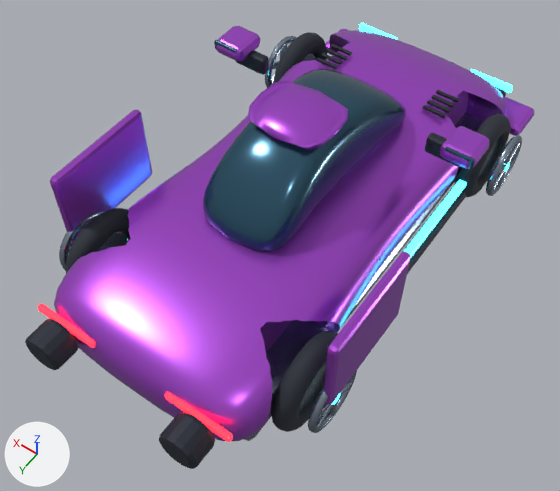
An edit to the FBX model Assets/Resources/VehicleModels/Phantom.fbx, drawn before and after from the same camera.
Camera for both pictures: a 50 mm lens placed at (-1.78, 2.76, 4.05), pointed at (-0.09, 0.39, 0.32). The axes (+X, +Y, +Z) are drawn at lower left. The lights are the same throughout. The first picture is the older version. Where no turn or scale is listed for an object, it has been applied to the vertices.

Script lines for the objects in view, before the commit:
```python
me_cube_225 = bpy.data.meshes.new('Cube.225')
me_cube_225.from_pydata(...)  # 56 vertices, 54 faces; spans x -0.11..0.11, y -0.12..0.12, z -0.05..0.05
me_cube_225.materials.append(mat_phantom_bodypaint)  # purple #ad50d7
me_cube_233 = bpy.data.meshes.new('Cube.233')
me_cube_233.from_pydata(...)  # 56 vertices, 54 faces; spans x -0.11..0.11, y -0.12..0.12, z -0.05..0.05
me_cube_233.materials.append(mat_phantom_bodypaint)  # purple #ad50d7
me_cube_242 = bpy.data.meshes.new('Cube.242')
me_cube_242.from_pydata(...)  # 56 vertices, 54 faces; spans x -0.21..0.21, y -0.02..0.02, z -0.025..0.025
me_cube_242.materials.append(mat_rearlamp)  # red #ff2130, glowing red #ff2130
ob_body_mirror = bpy.data.objects.new('Body_Mirror', me_cube_225)
ob_body_mirror.location = (-0.806, -0.402, 0.93)
ob_body_mirror_001 = bpy.data.objects.new('Body_Mirror.001', me_cube_233)
ob_body_mirror_001.location = (0.806, -0.402, 0.93)
ob_tail_rearlamp = bpy.data.objects.new('Tail_RearLamp', me_cube_242)
ob_tail_rearlamp.location = (-0.456, 1.601, 0.48)
# also in view: 'Trim_Sill' at (-0.74, 0.0, 0.29); 'Exhaust_Nozzle' at (-0.47, 1.72, 0.42); 'Wheel_RFront' at (0.74, -1.04, 0.3); 'Wheel_RRear' at (0.74, 1.04, 0.3); 'Wheel_LFront' at (-0.74, -1.04, 0.3)
```
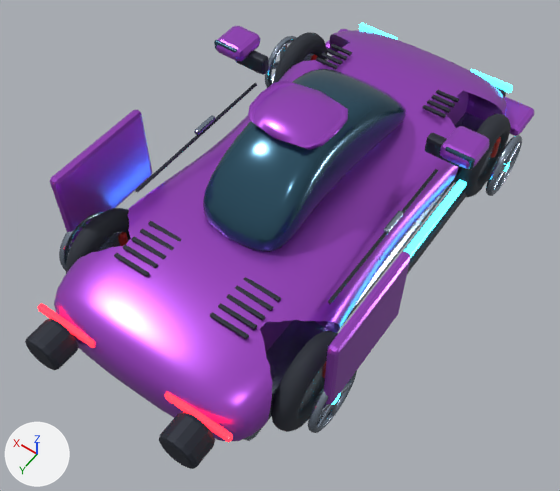
Boxes (x1, y1, x2, y2) around the edits, measured in the pictures (560 x 491 px):
'Carbon_DoorSeam.001', added: after (135, 83, 257, 193)
'Carbon_DoorSeam', added: after (328, 169, 438, 304)
'Carbon_RearDeckVent.004', added: after (210, 312, 249, 340)
'Carbon_RearDeckVent.003', added: after (218, 303, 257, 330)
'Carbon_RearDeckVent.002', added: after (226, 294, 265, 321)
'Carbon_RearDeckVent.001', added: after (235, 285, 273, 311)
'Carbon_RearDeckVent.009', added: after (114, 253, 150, 277)
'Carbon_RearDeckVent.008', added: after (123, 244, 158, 268)
'Carbon_RearDeckVent', added: after (243, 277, 281, 302)
'Carbon_RearDeckVent.007', added: after (131, 237, 166, 259)
'Alloy_DoorHandle', added: after (383, 211, 403, 234)
'Carbon_RearDeckVent.006', added: after (140, 229, 174, 250)
'Alloy_DoorHandle.001', added: after (194, 115, 215, 135)
'Carbon_RearDeckVent.005', added: after (148, 221, 181, 241)
'BrakeCaliper_RRear', added: after (119, 232, 128, 246)
'BrakeCaliper_LFront', added: after (491, 137, 501, 158)

Diff of the bpy script that builds the scene:
```diff
--- a/Assets/Resources/VehicleModels/Phantom.fbx.py
+++ b/Assets/Resources/VehicleModels/Phantom.fbx.py
@@ ob_carbon_reardeckvent_001 @@
+ob_carbon_reardeckvent_001 = bpy.data.objects.new('Carbon_RearDeckVent.001', me_cube_300)  # 56 vertices, 54 faces; spans x -0.12..0.12, y -0.012..0.012, z -0.009..0.009; in mat_exhaust (dark blue #2c303c)
+ob_carbon_reardeckvent_001.location = (-0.334, 0.97, 0.66)
@@ ob_carbon_reardeckvent_007 @@
+ob_carbon_reardeckvent_007 = bpy.data.objects.new('Carbon_RearDeckVent.007', me_cube_300.copy())
+ob_carbon_reardeckvent_007.location = (0.334, 1.04, 0.66)
@@ ob_carbon_reardeckvent_005 @@
+ob_carbon_reardeckvent_005 = bpy.data.objects.new('Carbon_RearDeckVent.005', me_cube_300.copy())
+ob_carbon_reardeckvent_005.location = (0.334, 0.9, 0.66)
@@ ob_carbon_reardeckvent_004 @@
+ob_carbon_reardeckvent_004 = bpy.data.objects.new('Carbon_RearDeckVent.004', me_cube_300.copy())
+ob_carbon_reardeckvent_004.location = (-0.334, 1.18, 0.66)
@@ ob_brakecaliper_lfront @@
+ob_brakecaliper_lfront = bpy.data.objects.new('BrakeCaliper_LFront', me_cube_337)  # 56 vertices, 54 faces; spans x -0.05..0.05, y -0.033..0.033, z -0.093..0.093; in mat_caliperred (red #d32c21)
+ob_brakecaliper_lfront.location = (-0.745, -1.165, 0.3)
@@ ob_carbon_doorseam @@
+ob_carbon_doorseam = bpy.data.objects.new('Carbon_DoorSeam', me_cube_297)  # 56 vertices, 54 faces; spans x -0.009..0.009, y -0.586..0.586, z -0.009..0.009; in mat_exhaust (dark blue #2c303c)
+ob_carbon_doorseam.location = (-0.673, 0.18, 0.66)
@@ ob_carbon_reardeckvent_006 @@
+ob_carbon_reardeckvent_006 = bpy.data.objects.new('Carbon_RearDeckVent.006', me_cube_300.copy())
+ob_carbon_reardeckvent_006.location = (0.334, 0.97, 0.66)
@@ ob_carbon_doorseam_001 @@
+ob_carbon_doorseam_001 = bpy.data.objects.new('Carbon_DoorSeam.001', me_cube_297.copy())
+ob_carbon_doorseam_001.location = (0.673, 0.18, 0.66)
@@ ob_brakecaliper_rrear @@
+ob_brakecaliper_rrear = bpy.data.objects.new('BrakeCaliper_RRear', me_cube_337.copy())
+ob_brakecaliper_rrear.location = (0.745, 0.912, 0.3)
@@ ob_carbon_reardeckvent_002 @@
+ob_carbon_reardeckvent_002 = bpy.data.objects.new('Carbon_RearDeckVent.002', me_cube_300.copy())
+ob_carbon_reardeckvent_002.location = (-0.334, 1.04, 0.66)
@@ ob_carbon_reardeckvent_008 @@
+ob_carbon_reardeckvent_008 = bpy.data.objects.new('Carbon_RearDeckVent.008', me_cube_300.copy())
+ob_carbon_reardeckvent_008.location = (0.334, 1.11, 0.66)
@@ ob_alloy_doorhandle_001 @@
+ob_alloy_doorhandle_001 = bpy.data.objects.new('Alloy_DoorHandle.001', me_cube_313)  # 56 vertices, 54 faces; spans x -0.018..0.018, y -0.09..0.09, z -0.018..0.018; in mat_alloy (greyish blue #909eaf)
+ob_alloy_doorhandle_001.location = (0.678, 0.12, 0.69)
@@ ob_alloy_doorhandle @@
+ob_alloy_doorhandle = bpy.data.objects.new('Alloy_DoorHandle', me_cube_313.copy())
+ob_alloy_doorhandle.location = (-0.678, 0.12, 0.69)
@@ ob_carbon_reardeckvent_009 @@
+ob_carbon_reardeckvent_009 = bpy.data.objects.new('Carbon_RearDeckVent.009', me_cube_300.copy())
+ob_carbon_reardeckvent_009.location = (0.334, 1.18, 0.66)
@@ ob_carbon_reardeckvent_003 @@
+ob_carbon_reardeckvent_003 = bpy.data.objects.new('Carbon_RearDeckVent.003', me_cube_300.copy())
+ob_carbon_reardeckvent_003.location = (-0.334, 1.11, 0.66)
@@ ob_carbon_reardeckvent @@
+ob_carbon_reardeckvent = bpy.data.objects.new('Carbon_RearDeckVent', me_cube_300.copy())
+ob_carbon_reardeckvent.location = (-0.334, 0.9, 0.66)
```
